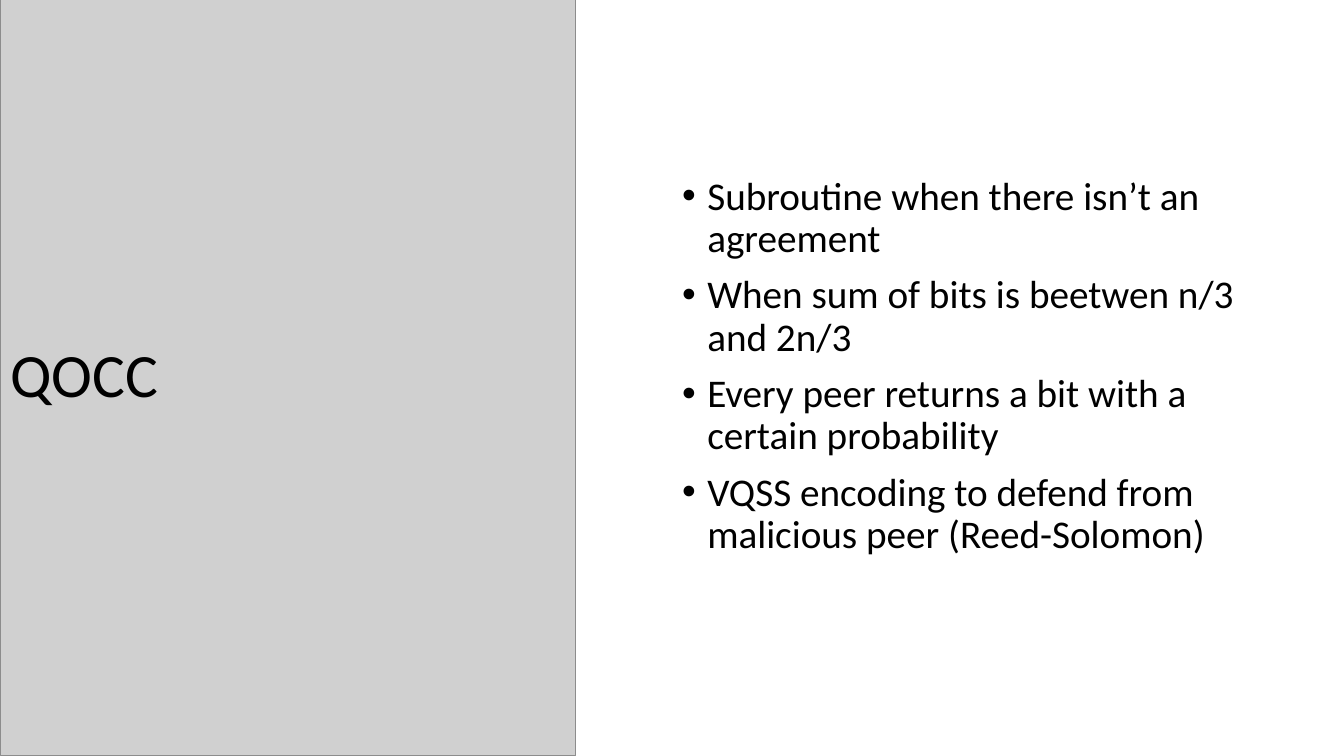
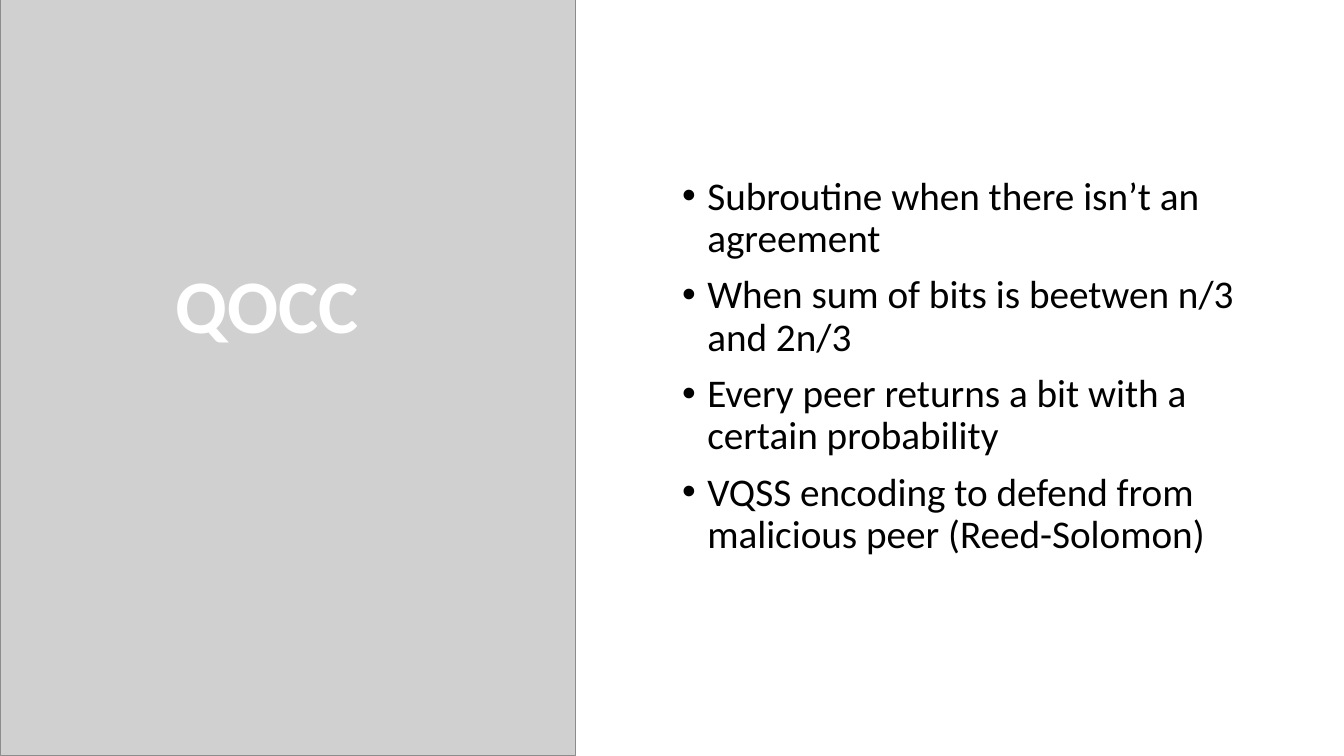
Before and after one commit to ado901/Quantum-Byzantine-Protocol, a slide deck: slide 4 of Fast Quantum Byzantine Agreement.pptx. Drawn at 1344x756 pixels with LibreOffice and Linux fonts; fonts in the diff are those of the drawing; grey boxes stand for pictures. Boxes give left, top, right and bottom in pixels: in the first picture for what was removed or moved away, otherwise in the second. Text is boxed around its words. In the diff, an @@ line names an element or a change of style, - is before the commit and + after.

```diff
--- a/Fast Quantum Byzantine Agreement.pptx
+++ b/Fast Quantum Byzantine Agreement.pptx
@@ title "QOCC": place and size @@
-title "QOCC" at (10,357,158,405)
+title "QOCC" at (175,284,358,342)
@@ title "QOCC" at (175,284,358,342): size 44 to 54 pt, text colour #000000 to #FFFFFF, bold on @@
```
Also in this commit, not shown: 2 other slides changed, 3 slides added, 3 slides removed, 2 other files.
